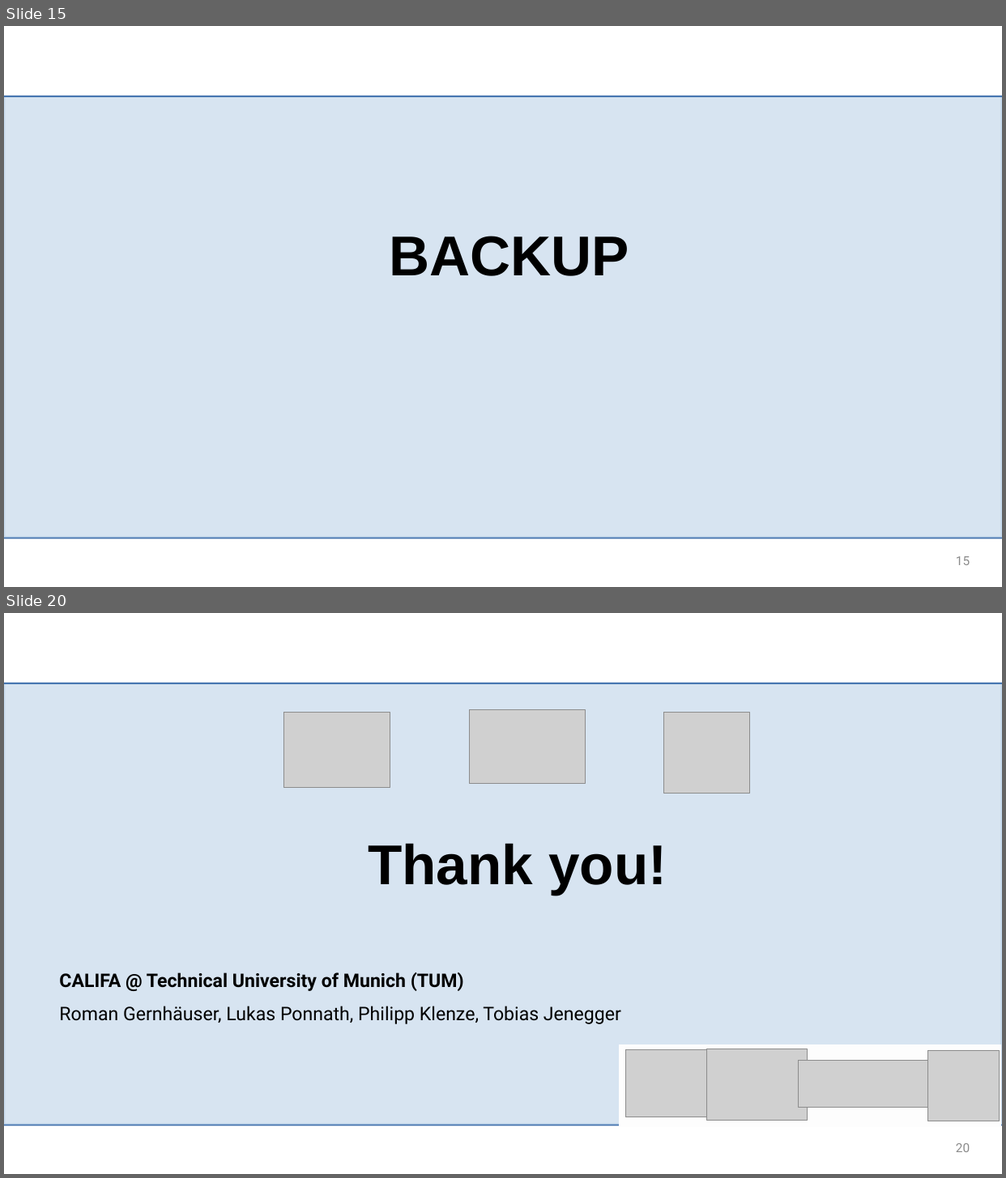
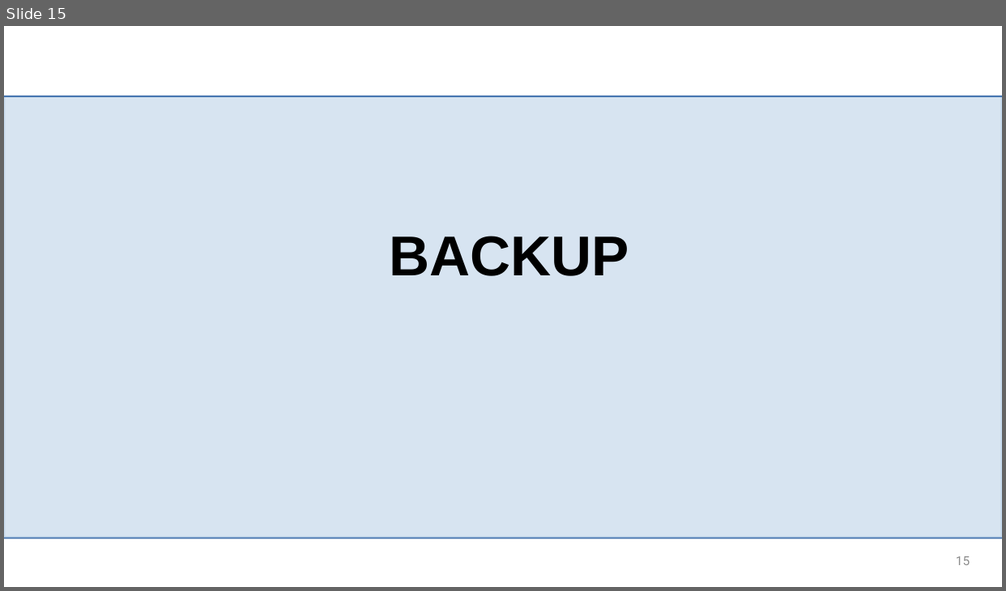
Before and after one commit to jenegger/r3bweek24_gsi, a slide deck: r3bweek_24_gsi.odp. Shown one above the other, each under a label of ours: slides 15 and 20 before the commit, slide 15 after it; the slides between them are not shown. The pictures are 1006x1178 and 1006x591 pixels, drawn with LibreOffice and Linux fonts; fonts in the diff are those of the drawing; grey boxes stand for pictures; background and template pictures are left out. Boxes give left, top, right and bottom in pixels: in the first picture for what was removed or moved away, otherwise in the second. Text is boxed around its words. In the diff, an @@ line names an element or a change of style, - is before the commit and + after.

```diff
--- a/r3bweek_24_gsi.odp
+++ b/r3bweek_24_gsi.odp
@@ slide 20 removed at bbox=[4, 613, 1002, 1174], background #FFFFFF; not listed: 3 template elements that a slide beside it also shows @@
@@ picture removed at bbox=[284, 712, 390, 787] @@
@@ picture removed at bbox=[469, 710, 585, 784] @@
@@ picture removed at bbox=[663, 712, 750, 793] @@
@@ text removed at bbox=[368, 843, 667, 895] @@
-Thank you!
@@ text removed at bbox=[59, 973, 621, 1024] @@
-CALIFA @ Technical University of Munich (TUM)
-Roman Gernhäuser, Lukas Ponnath, Philipp Klenze, Tobias Jenegger
@@ rectangle removed at bbox=[620, 1045, 1001, 1127] @@
@@ group removed at bbox=[625, 1050, 998, 1122]: 4 pictures @@
@@ page number removed at bbox=[956, 1144, 970, 1152] @@
-20
```
Also in this commit, not shown: 4 slides changed, 6 other slides removed, 2 other files.
